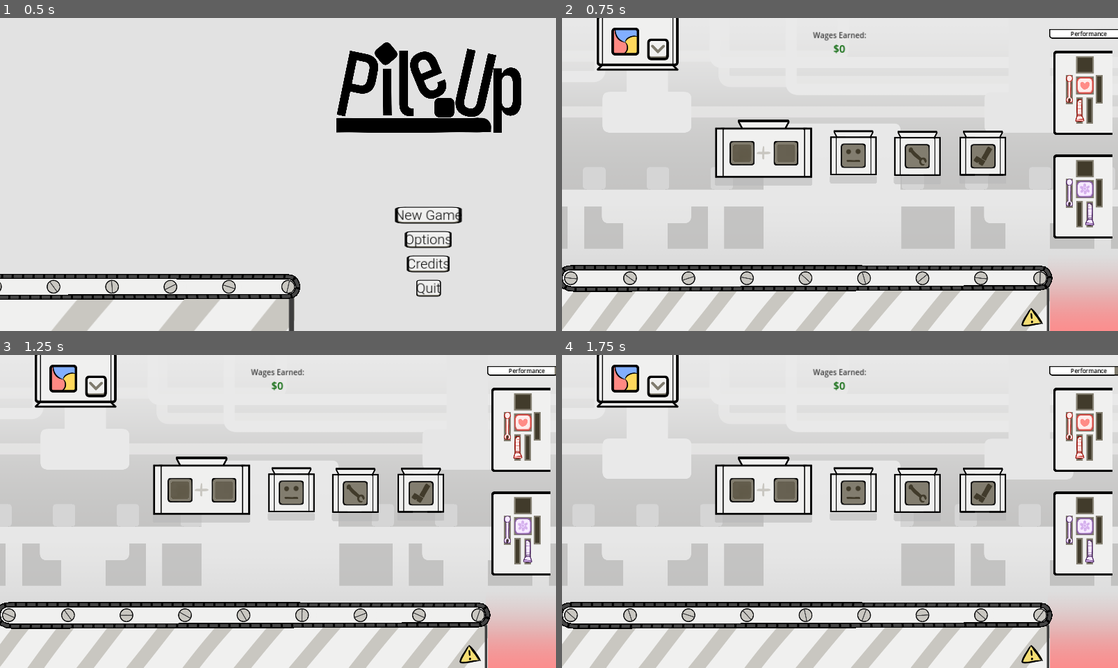
Above: before the commit, frames 1-4 (two rows, left to right).
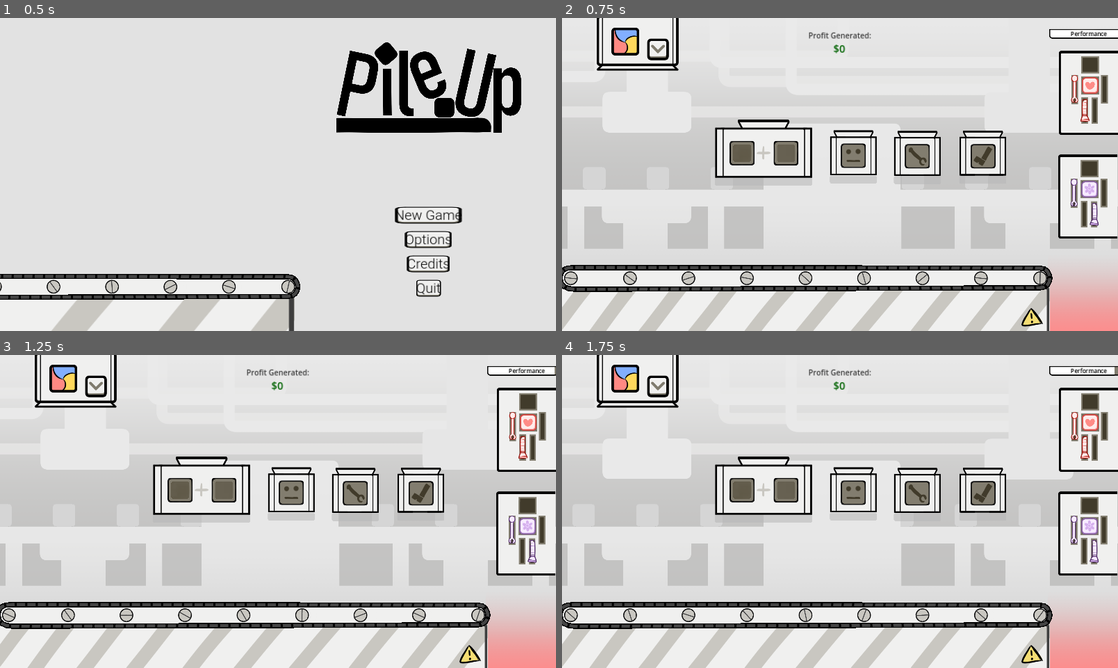
Above: after the commit, the same moments.

Repository: deejai/GodotWildJam53
Game: Godot game, scene res://Main/MainMenu.tscn
The game is run twice, just before and just after one commit, with the same random seed, the same clock (stepped at 60 frames per second) and the same inputs.
Inputs (mouse positions are in pixels of both pictures, inside the frame that each line leads up to):
- Up to frame 1 (0.5 s): no input
- Up to frame 2 (0.75 s): click "New Game" at 0.5 s
- Up to frame 3 (1.25 s): no input
- Up to frame 4 (1.75 s): move the mouse to (962, 495) at 1.27 s; click (962, 495) at 1.42 s

Frame 1 is identical in both runs. In frame 2, 2.5% of the frame differs, in the area x 44-100%, y 4-71%; in frame 3, 2.5%; in frame 4, 2.5%.
Error in both runs: Invalid assignment of property or key 'playback_speed' with value of type 'float' on a base object of type 'AnimationPlayer'. (res://Main/Factory/ConveyorBelt/…

Commit message:
leftover changes

Diff:
--- a/Main/Factory/Factory.tscn
+++ b/Main/Factory/Factory.tscn
@@ -68,13 +68,13 @@
 vertical_alignment = 1
 
 [node name="ScoreLabelHeader" type="Label" parent="UILayer"]
-offset_left = 867.0
-offset_top = 39.0
-offset_right = 1052.0
-offset_bottom = 81.0
+offset_left = 851.0
+offset_top = 40.0
+offset_right = 1068.0
+offset_bottom = 82.0
 theme_override_colors/font_color = Color(0.231373, 0.231373, 0.231373, 1)
 theme_override_font_sizes/font_size = 26
-text = "Wages Earned:"
+text = "Profit Generated:"
 horizontal_alignment = 1
 vertical_alignment = 1
 
@@ -135,35 +135,36 @@
 
 [node name="CollisionShape2D4" type="CollisionShape2D" parent="InvisWalls"]
 position = Vector2(42, 873)
-shape = SubResource("SegmentShape2D_e3pl1")
+shape = SubResource("SegmentShape2D_op7d6")
 
 [node name="CollisionShape2D" type="CollisionShape2D" parent="InvisWalls"]
 position = Vector2(1866, 0)
-shape = SubResource("WorldBoundaryShape2D_gaq55")
+shape = SubResource("WorldBoundaryShape2D_hu84x")
 
 [node name="CollisionShape2D2" type="CollisionShape2D" parent="InvisWalls"]
 position = Vector2(0, 397)
-shape = SubResource("WorldBoundaryShape2D_5asqp")
+shape = SubResource("WorldBoundaryShape2D_io5re")
 
 [node name="CollisionShape2D5" type="CollisionShape2D" parent="InvisWalls"]
 position = Vector2(939, 1080)
-shape = SubResource("SegmentShape2D_3l13t")
+shape = SubResource("SegmentShape2D_hpm5v")
 
 [node name="CollisionShape2D3" type="CollisionShape2D" parent="InvisWalls"]
 position = Vector2(1922, 445)
-shape = SubResource("SegmentShape2D_ma3gh")
+shape = SubResource("SegmentShape2D_s8lqg")
 
 [node name="GarbageCollectArea" type="Area2D" parent="."]
 position = Vector2(1802, 1163)
 
 [node name="CollisionShape2D" type="CollisionShape2D" parent="GarbageCollectArea"]
-shape = SubResource("WorldBoundaryShape2D_47dy5")
+shape = SubResource("WorldBoundaryShape2D_mqn02")
 debug_color = Color(0.811765, 0.333333, 0.615686, 0.419608)
 
 [node name="Submissions" type="Node2D" parent="."]
+position = Vector2(16, 0)
 
 [node name="RobotRequest" parent="Submissions" instance=ExtResource("5_nd3l0")]
-position = Vector2(1800, 258)
+position = Vector2(1802, 258)
 
 [node name="RobotRequest2" parent="Submissions" instance=ExtResource("5_nd3l0")]
 position = Vector2(1800, 616)
--- a/Main/Factory/MachineParts/MachineSlot.gd
+++ b/Main/Factory/MachineParts/MachineSlot.gd
@@ -17,13 +17,13 @@
 
 
 func release_body() -> void:
-	if content:
+	if is_instance_valid(content):
 		content.unsnap()
 		content = null
 
 
 func destroy_body() -> void:
-	if content:
+	if is_instance_valid(content):
 		content.queue_free()
 		content = null
 
--- a/Main/Factory/Machines/Moulders/Moulder.tscn
+++ b/Main/Factory/Machines/Moulders/Moulder.tscn
@@ -1,11 +1,11 @@
-[gd_scene load_steps=7 format=3]
+[gd_scene load_steps=7 format=3 uid="uid://b1dwx2pjqsdb6"]
 
 [ext_resource type="Script" path="res://Main/Factory/Machines/Moulders/Moulder.gd" id="1_obed4"]
 [ext_resource type="PackedScene" uid="uid://bbu8s1qi3rdjm" path="res://Main/Factory/MachineParts/MachineSlot.tscn" id="2_wk4aa"]
 [ext_resource type="PackedScene" uid="uid://b2ik3muvw5dkc" path="res://Main/Factory/MachineParts/Shutter.tscn" id="3_j34bn"]
 [ext_resource type="PackedScene" uid="uid://kma7hnn5u1a2" path="res://Main/Particles/Smoke.tscn" id="4_rocrr"]
 [ext_resource type="PackedScene" uid="uid://v0rvxcxi4drb" path="res://Main/Sound/MoulderSound.tscn" id="5_atmff"]
-[ext_resource type="PackedScene" uid="uid://rri1mvk5t6le" path="res://Main/Utils/Node2DShaker.tscn" id="6_rypfm"]
+[ext_resource type="PackedScene" uid="uid://qcwv387nb7kt" path="res://Main/Utils/Node2DShaker.tscn" id="6_rypfm"]
 
 [node name="Moulder" type="Node2D"]
 script = ExtResource("1_obed4")
Not shown: 1 places in Main/Factory/Factory.tscn that only renumber resources
Not shown, added: export_presets.cfg
